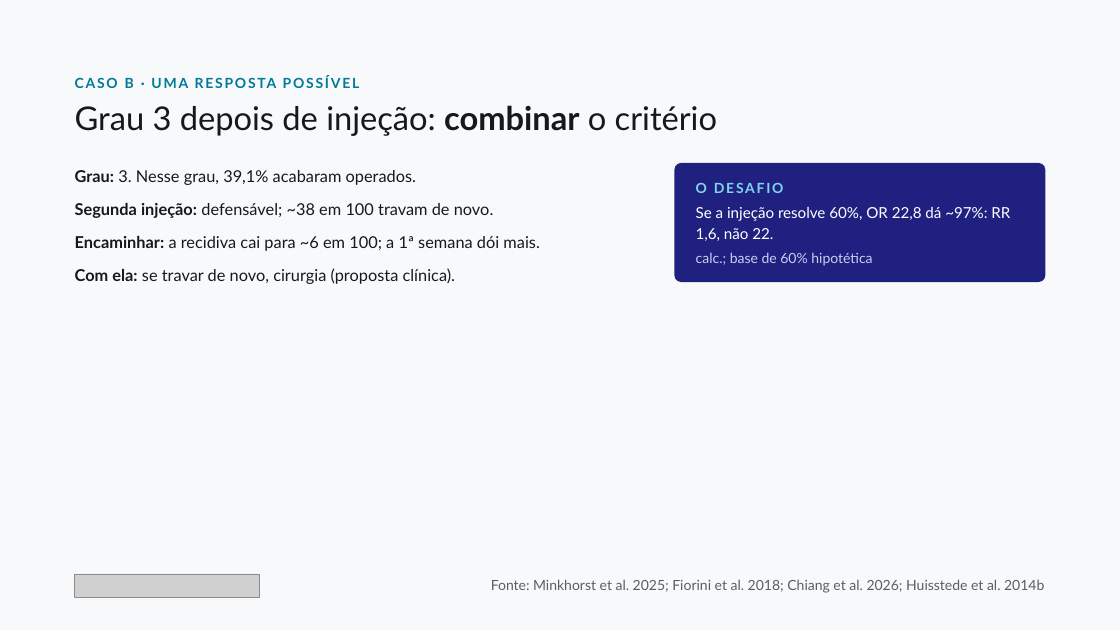
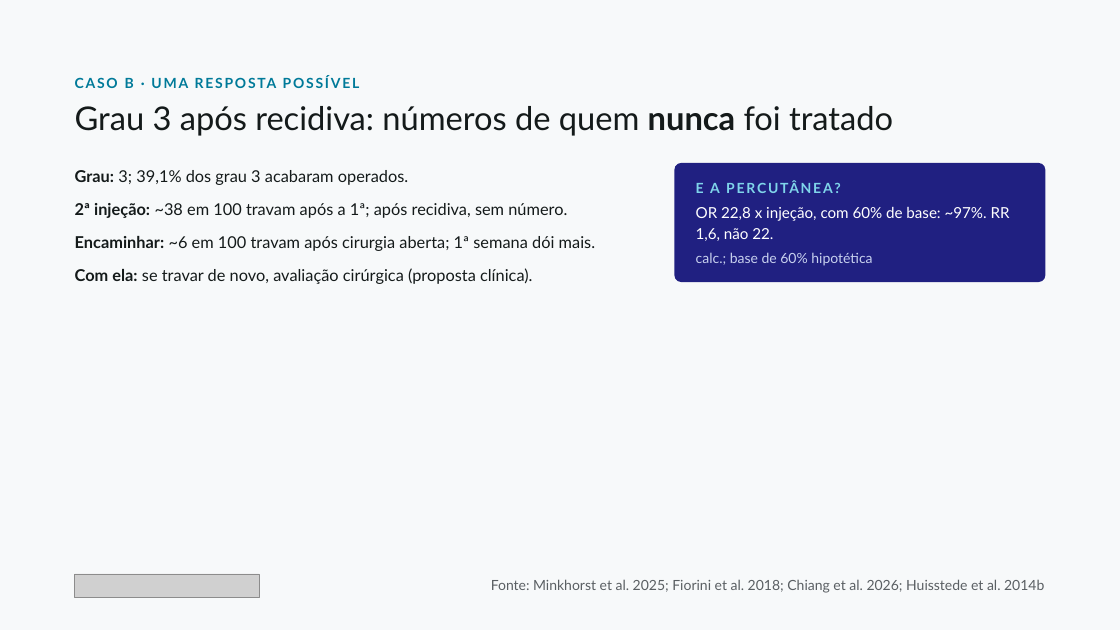
Before and after one commit to dossantosdanieel/illic, a slide deck: slide 19 of aulas/2026-11-cotovelo-medial-e-mao/04_aula/cotovelo-medial-e-mao.pptx. Drawn at 1120x630 pixels with LibreOffice and Linux fonts; fonts in the diff are those of the drawing; grey boxes stand for pictures. Boxes give left, top, right and bottom in pixels: in the first picture for what was removed or moved away, otherwise in the second. Text is boxed around its words. In the diff, an @@ line names an element or a change of style, - is before the commit and + after.

```diff
--- a/aulas/2026-11-cotovelo-medial-e-mao/04_aula/cotovelo-medial-e-mao.pptx
+++ b/aulas/2026-11-cotovelo-medial-e-mao/04_aula/cotovelo-medial-e-mao.pptx
@@ text at box(75, 106, 893, 136): text changed @@
-Grau 3 depois de injeção: combinar o critério
+Grau 3 após recidiva: números de quem nunca foi tratado
@@ text at box(75, 170, 408, 185): text changed @@
-Grau: 3. Nesse grau, 39,1% acabaram operados.
+Grau: 3; 39,1% dos grau 3 acabaram operados.
@@ text at box(75, 203, 567, 218): text changed @@
-Segunda injeção: defensável; ~38 em 100 travam de novo.
+2ª injeção: ~38 em 100 travam após a 1ª; após recidiva, sem número.
@@ text in rounded rectangle at box(696, 183, 1010, 241): text changed @@
-O DESAFIO
-Se a injeção resolve 60%, OR 22,8 dá ~97%: RR 1,6, não 22.
+E A PERCUTÂNEA?
+OR 22,8 x injeção, com 60% de base: ~97%. RR 1,6, não 22.
@@ text at box(75, 236, 595, 251): text changed @@
-Encaminhar: a recidiva cai para ~6 em 100; a 1ª semana dói mais.
+Encaminhar: ~6 em 100 travam após cirurgia aberta; 1ª semana dói mais.
@@ text at box(75, 268, 533, 284): text changed @@
-Com ela: se travar de novo, cirurgia (proposta clínica).
+Com ela: se travar de novo, avaliação cirúrgica (proposta clínica).
```
Also in this commit, not shown: 20 other slides changed, 1 slide removed, 22 other files.
